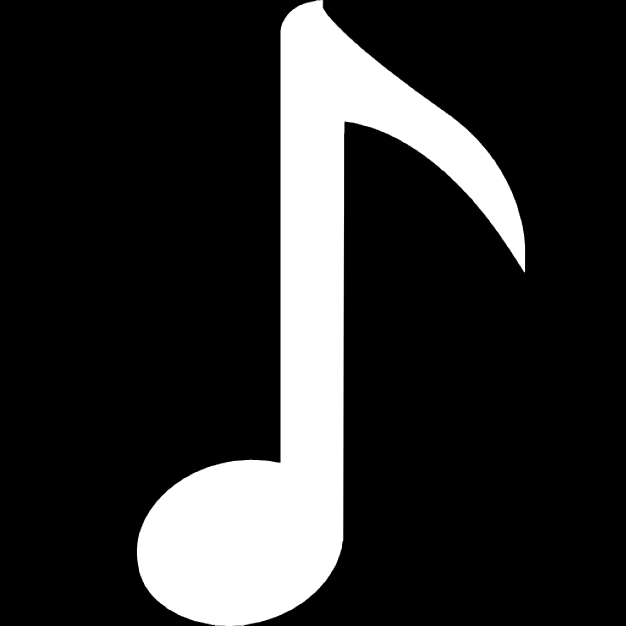
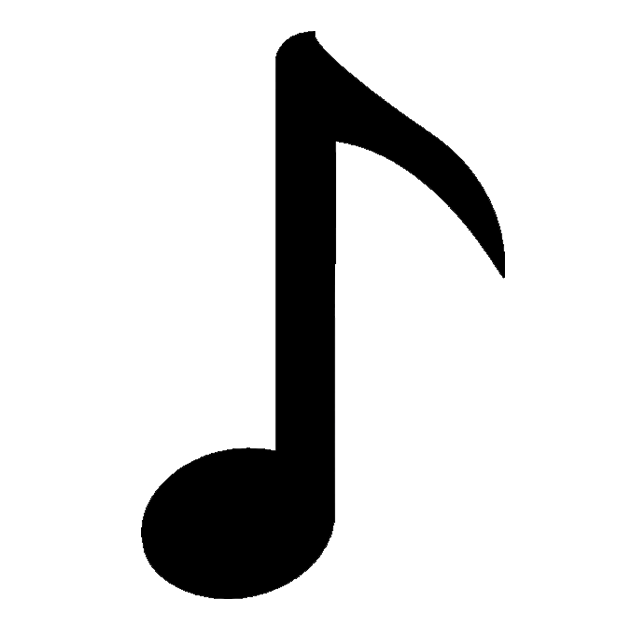
The second 626px x 626px image is a revision of the first. Changes to its layers:
painted on "Capa 0" over [136, 0, 526, 626]
removed layer "Capa 1" over [0, 0, 626, 626]
